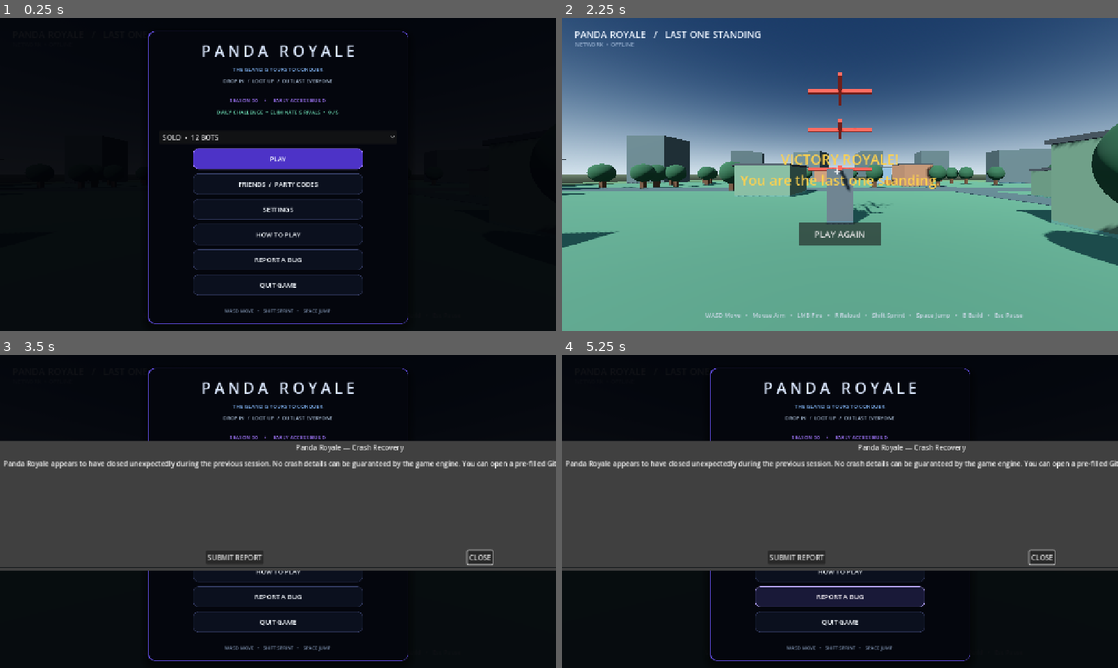
Above: before the commit, frames 1-4 (two rows, left to right).
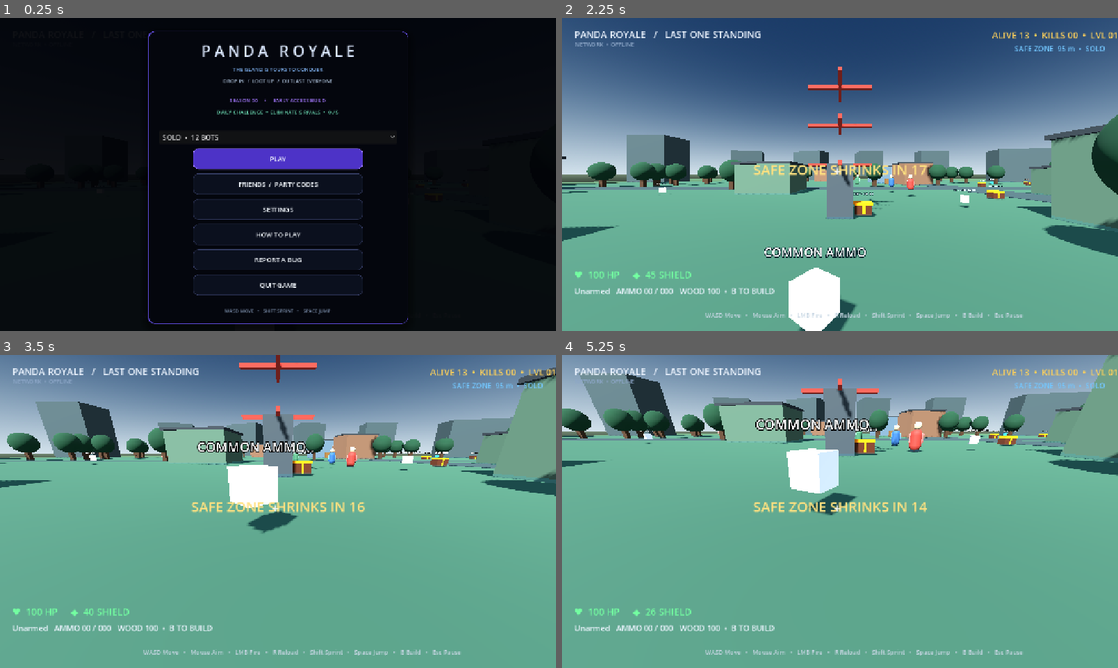
Above: after the commit, the same moments.

Repository: PandaManDev/Panda-Royale
Game: Godot game, scene res://Main.tscn
Two runs of this game, one before a commit and one after it. Both use one fixed random seed, a clock stepped at 60 frames per second and the inputs below.
Inputs (mouse positions are in pixels of both pictures, inside the frame that each line leads up to):
- Up to frame 1 (0.25 s): no input
- Up to frame 2 (2.25 s): click "SOLO • 12 BOTS" at 0.5 s; click "SOLO • 12 BOTS" at 1.25 s; click "PLAY" at 2 s
- Up to frame 3 (3.5 s): click (278, 570) at 2.75 s, where only the run before the commit has a clickable "PLAY AGAIN"
- Up to frame 4 (5.25 s): click (840, 495) at 3.5 s, where only the run before the commit has a clickable "PLAY"; click (840, 520) at 4.25 s, where only the run before the commit has a clickable "FRIENDS / PARTY CODES"; click (840, 596) at 5 s, where only the run before the commit has a clickable "REPORT A BUG"

The runs differ from the first frame. In frame 2, 11% of the frame differs, in the area x 0-100%, y 4-100%; in frame 3, 100%; in frame 4, 100%, in the area x 0-100%, y 0-100%.
Error before the commit: Parse Error: Cannot infer the type of "sight_to" variable because the value doesn't have a set type. (res://scripts/bot.gd:127)

Commit message:
Fix bot AI GDScript type inference errors

Diff:
--- a/scripts/bot.gd
+++ b/scripts/bot.gd
@@ -124,15 +124,15 @@
     if distance < 32.0 and attack_timer <= 0.0:
         attack_timer = rng.randf_range(0.8, 1.4)
         var sight_from := global_position + Vector3.UP * 1.45
-        var sight_to := player.global_position + Vector3.UP * 1.1
+        var sight_to: Vector3 = player.global_position + Vector3.UP * 1.1
         var sight_query := PhysicsRayQueryParameters3D.create(sight_from, sight_to)
         sight_query.exclude = [self]
         sight_query.collide_with_areas = false
         var sight_hit := get_world_3d().direct_space_state.intersect_ray(sight_query)
-        var can_see_player := sight_hit.is_empty() or sight_hit.get("collider") == player
+        var can_see_player: bool = sight_hit.is_empty() or sight_hit.get("collider") == player
         if can_see_player:
             # Accuracy falls with distance, keeping bots readable and fair.
-            var chance := clamp(0.62 - distance / 58.0, 0.08, 0.52)
+            var chance: float = clampf(0.62 - distance / 58.0, 0.08, 0.52)
             if rng.randf() < chance:
                 player.take_damage(rng.randf_range(4.0, 8.0))
 
